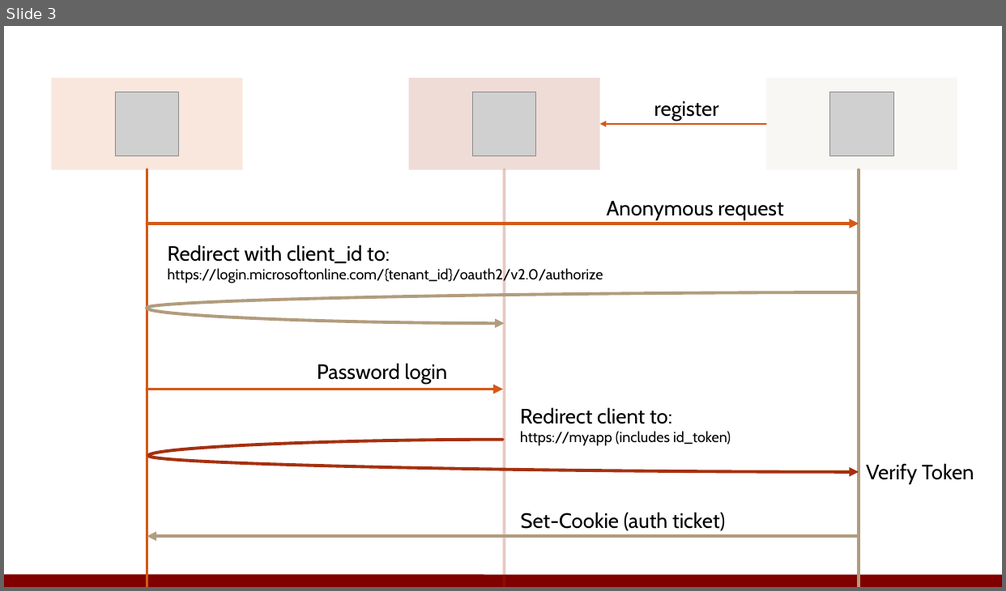
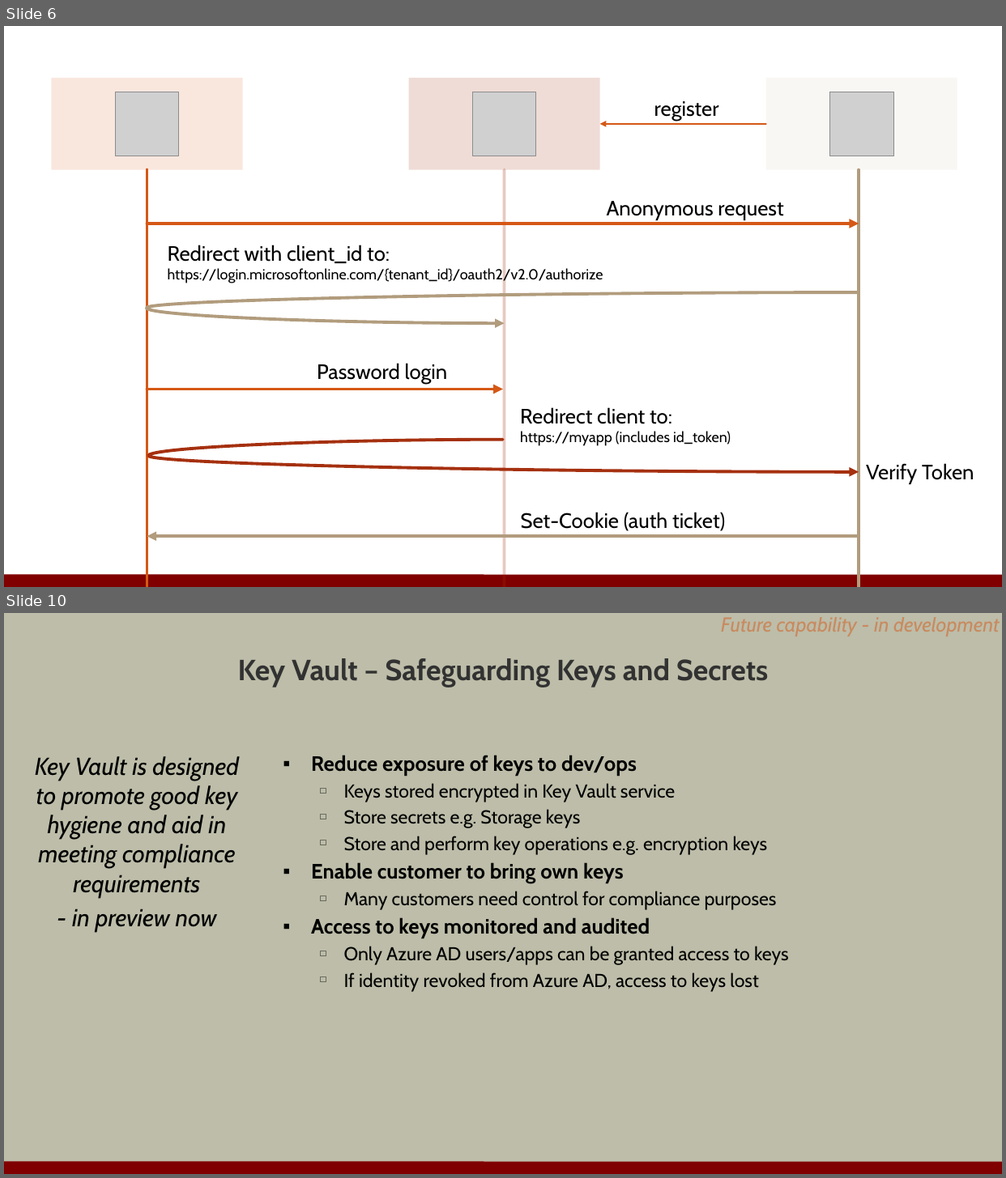
Before and after one commit to OdeToCode/classes, a slide deck: azure/secure-services-m4-azuread.pptx. Shown one above the other, each under a label of ours: slide 3 before the commit, slides 6 and 10 after it; the slides between them are not shown. The pictures are 1006x591 and 1006x1178 pixels, drawn with LibreOffice and Linux fonts; fonts in the diff are those of the drawing; grey boxes stand for pictures; background and template pictures are left out. Boxes give left, top, right and bottom in pixels: in the first picture for what was removed or moved away, otherwise in the second. Text is boxed around its words. In the diff, an @@ line names an element or a change of style, - is before the commit and + after.

Commit message:
updated azure content

```diff
--- a/azure/secure-services-m4-azuread.pptx
+++ b/azure/secure-services-m4-azuread.pptx
@@ slide 10 added at (x1=4, y1=613, x2=1002, y2=1174), background #BDBDA9; not listed: 1 template element that a slide beside it also shows @@
@@ text added at (x1=637, y1=613, x2=1002, y2=648), 19.6 pt, text #D55816 at 50% opacity, italic @@
+Future capability - in development
@@ title added at (x1=238, y1=658, x2=768, y2=688), 28 pt, text #323232, bold @@
+Key Vault – Safeguarding Keys and Secrets
@@ text added at (x1=35, y1=756, x2=239, y2=932), 23.5 pt, text #000000, italic @@
+Key Vault is designed to promote good key hygiene and aid in meeting compliance requirements
+- in preview now
@@ text added at (x1=311, y1=755, x2=789, y2=992), 18 pt, text #000000 @@
+▪ Reduce exposure of keys to dev/ops
+  □ Keys stored encrypted in Key Vault service
+  □ Store secrets e.g. Storage keys
+  □ Store and perform key operations e.g. encryption keys
+▪ Enable customer to bring own keys
+  □ Many customers need control for compliance purposes
+▪ Access to keys monitored and audited
+  □ Only Azure AD users/apps can be granted access to keys
+  □ If identity revoked from Azure AD, access to keys lost
@@ what was slide 3 is now slide 6 @@
```
Also in this commit, not shown: 10 other slides added, 1 slide removed, 4 other files.
